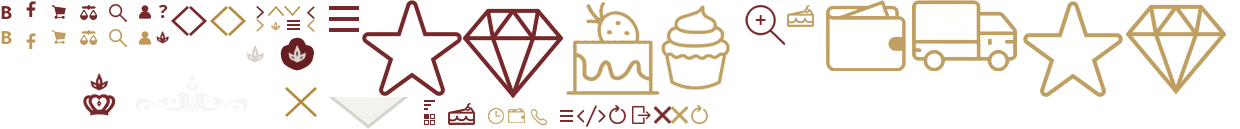
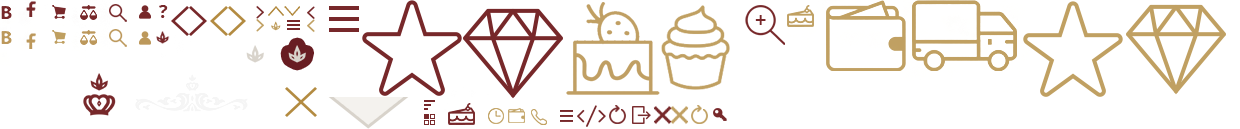
The second 1240×129 image is a revision of the first. Changes to its layers:
added layer "Слой 24" (1st of 2) above "Слой 43" over [713, 108, 727, 121]
